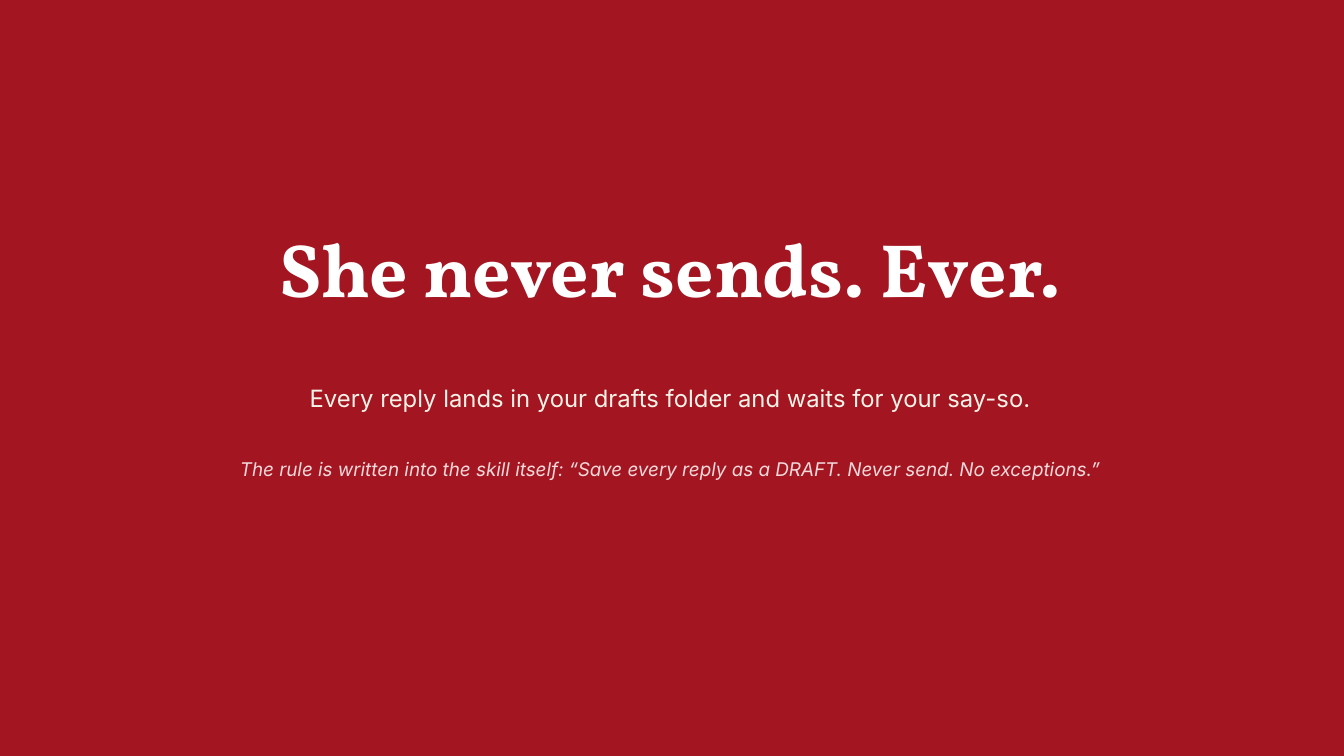
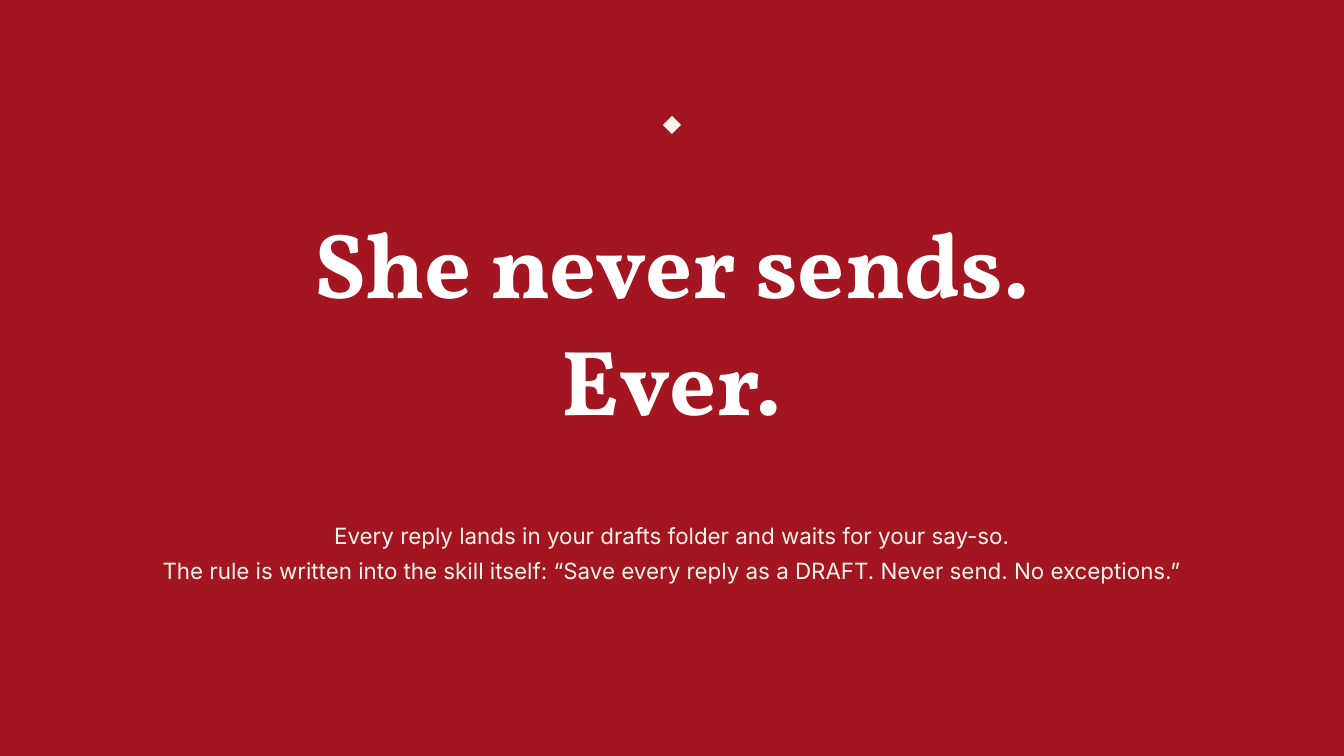
Before and after one commit to denisekgosnell/Donna, a slide deck: slide 13 of assets/build-your-own-donna.pptx (slide 15 before the commit). Drawn at 1344x756 pixels with LibreOffice and Linux fonts; fonts in the diff are those of the drawing. Boxes give left, top, right and bottom in pixels: in the first picture for what was removed or moved away, otherwise in the second. Text is boxed around its words. In the diff, an @@ line names an element or a change of style, - is before the commit and + after.

```diff
--- a/assets/build-your-own-donna.pptx
+++ b/assets/build-your-own-donna.pptx
@@ diamond added at <box>663,116,682,134</box>, fill #F7F3E9 @@
@@ text at <box>314,232,1029,416</box>: text changed; size 54 to 66 pt @@
-She never sends. Ever.
+She never sends.
+Ever.
@@ text removed at <box>310,389,1030,412</box> @@
-Every reply lands in your drafts folder and waits for your say-so.
@@ text "Every reply lands in your ...": place and size @@
-text "Every reply lands in your ..." at <box>240,461,1100,480</box>
+text "Every reply lands in your ..." at <box>163,527,1181,584</box>
@@ text at <box>334,527,1010,549</box>: paragraph added @@
+Every reply lands in your drafts folder and waits for your say-so.
@@ text at <box>163,562,1181,584</box>: size 13.5 to 16 pt, text colour #F3D9DB to #F7F3E9, italic off in "The rule is written into the skill ..."; line spacing 1 to 1.3 @@
```
Also in this commit, not shown: 12 other slides changed, 3 slides added, 8 slides removed, 5 other files.
